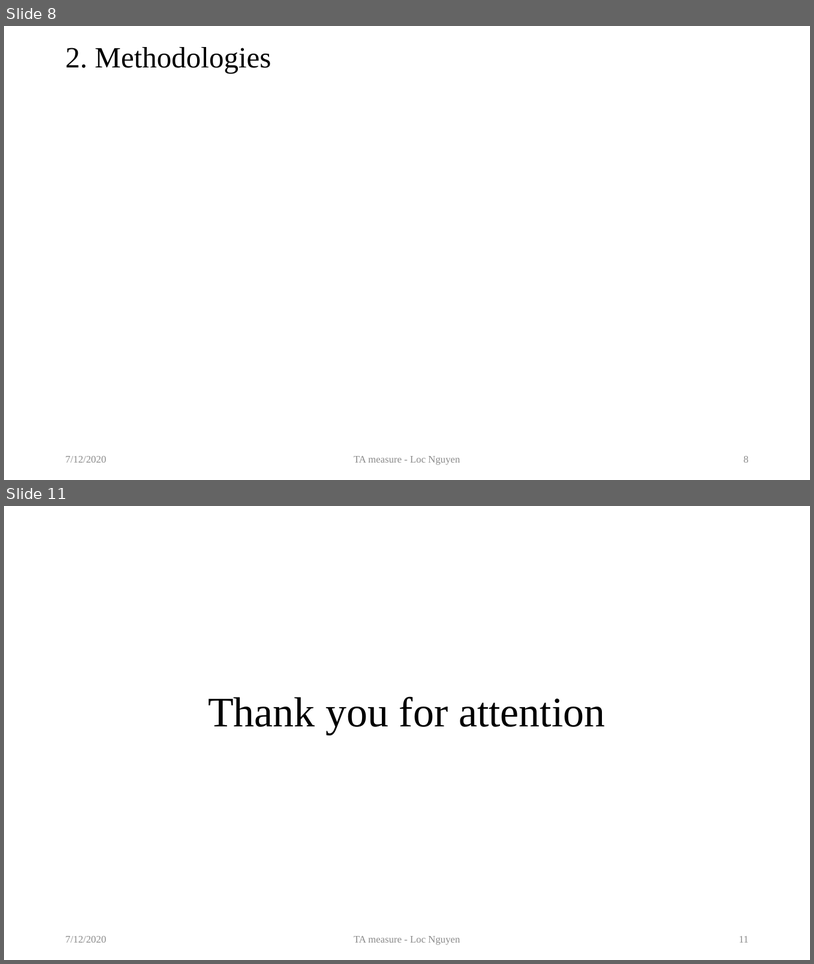
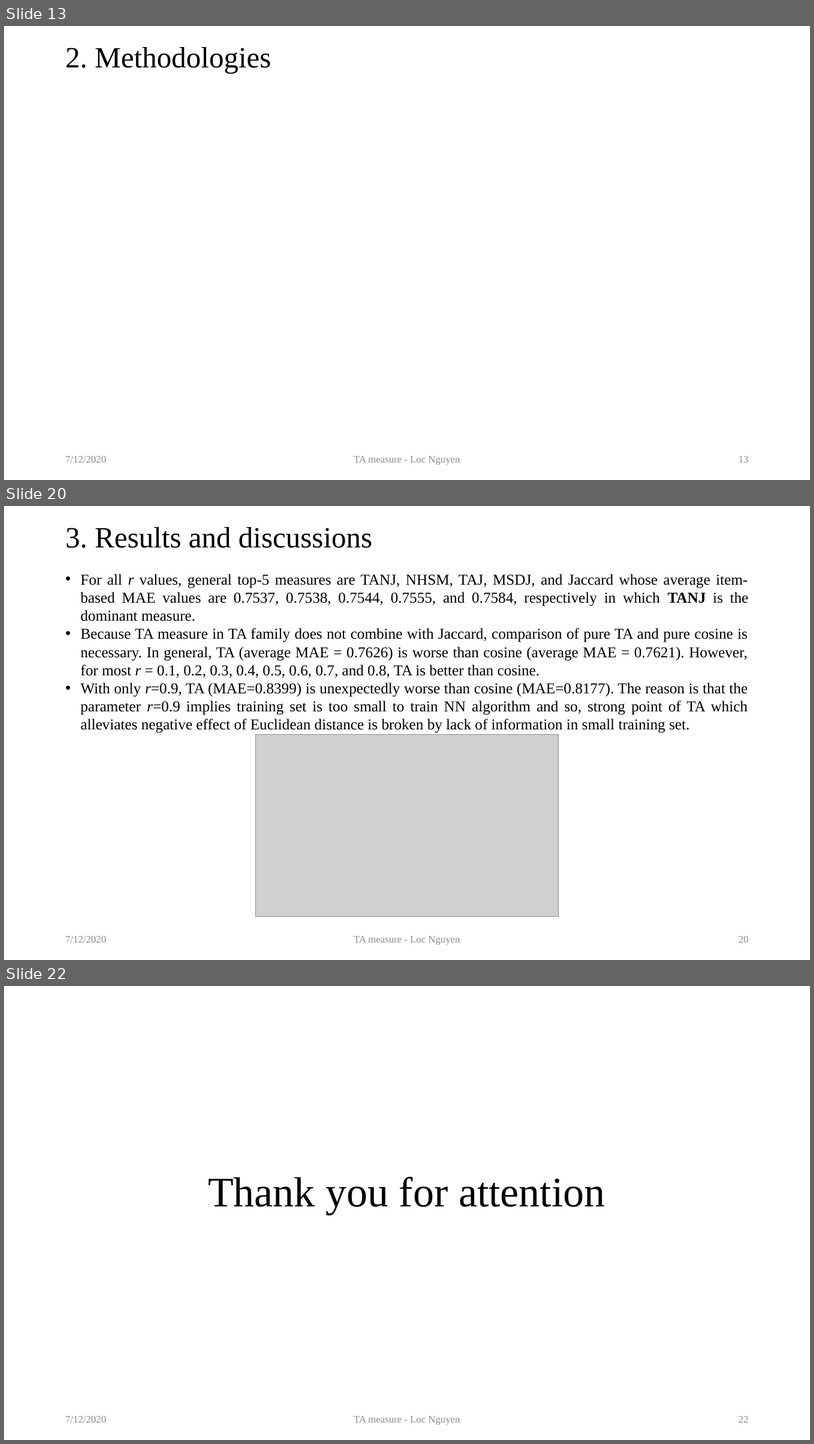
Before and after one commit to locnguyenacademic/sim, a slide deck: 2_design/ta/TA.pptx. Shown one above the other, each under a label of ours: slides 8 and 11 before the commit, slides 13, 20 and 22 after it; the slides between them are not shown. The pictures are 814x964 and 814x1444 pixels, drawn with LibreOffice and Linux fonts; fonts in the diff are those of the drawing; grey boxes stand for pictures. Boxes give left, top, right and bottom in pixels: in the first picture for what was removed or moved away, otherwise in the second. Text is boxed around its words. In the diff, an @@ line names an element or a change of style, - is before the commit and + after.

```diff
--- a/2_design/ta/TA.pptx
+++ b/2_design/ta/TA.pptx
@@ slide 20 added at bbox=[4, 506, 810, 960], background #FFFFFF @@
@@ title added at bbox=[65, 527, 372, 548], 35 pt, text #000000 @@
+3. Results and discussions
@@ text added at bbox=[81, 574, 749, 733], 18 pt, text #000000 @@
+• For all r values, general top-5 measures are TANJ, NHSM, TAJ, MSDJ, and Jaccard whose average item-based MAE values are 0.7537, 0.7538, 0.7544, 0.7555, and 0.7584, respectively in which TANJ is the dominant measure.
+• Because TA measure in TA family does not combine with Jaccard, comparison of pure TA and pure cosine is necessary. In general, TA (average MAE = 0.7626) is worse than cosine (average MAE = 0.7621). However, for most r = 0.1, 0.2, 0.3, 0.4, 0.5, 0.6, 0.7, and 0.8, TA is better than cosine.
+• With only r=0.9, TA (MAE=0.8399) is unexpectedly worse than cosine (MAE=0.8177). The reason is that the parameter r=0.9 implies training set is too small to train NN algorithm and so, strong point of TA which alleviates negative effect of Euclidean distance is broken by lack of information in small training set.
@@ picture added at bbox=[255, 734, 559, 916] @@
@@ text added at bbox=[65, 936, 106, 942], 12 pt, text #8C8C8C @@
+7/12/2020
@@ text added at bbox=[354, 936, 460, 945], 12 pt, text #8C8C8C @@
+TA measure - Loc Nguyen
@@ page number added at bbox=[739, 936, 749, 942], 12 pt, text #8C8C8C @@
+20
@@ what was slide 8 is now slide 13 @@
@@ page number at bbox=[739, 456, 749, 462]: text changed @@
-8
+13
@@ what was slide 11 is now slide 22 @@
@@ page number at bbox=[739, 1416, 749, 1422]: text changed @@
-11
+22
```
Also in this commit, not shown: 6 slides changed, 10 other slides added, 5 other files.
